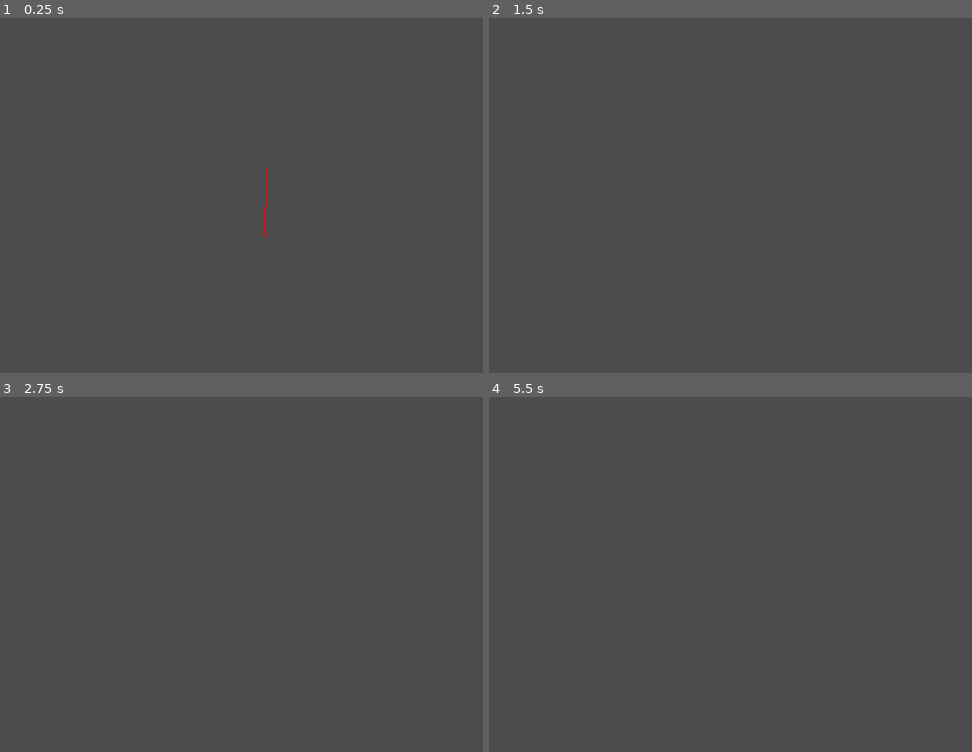
Above: before the commit, frames 1-4 (two rows, left to right).
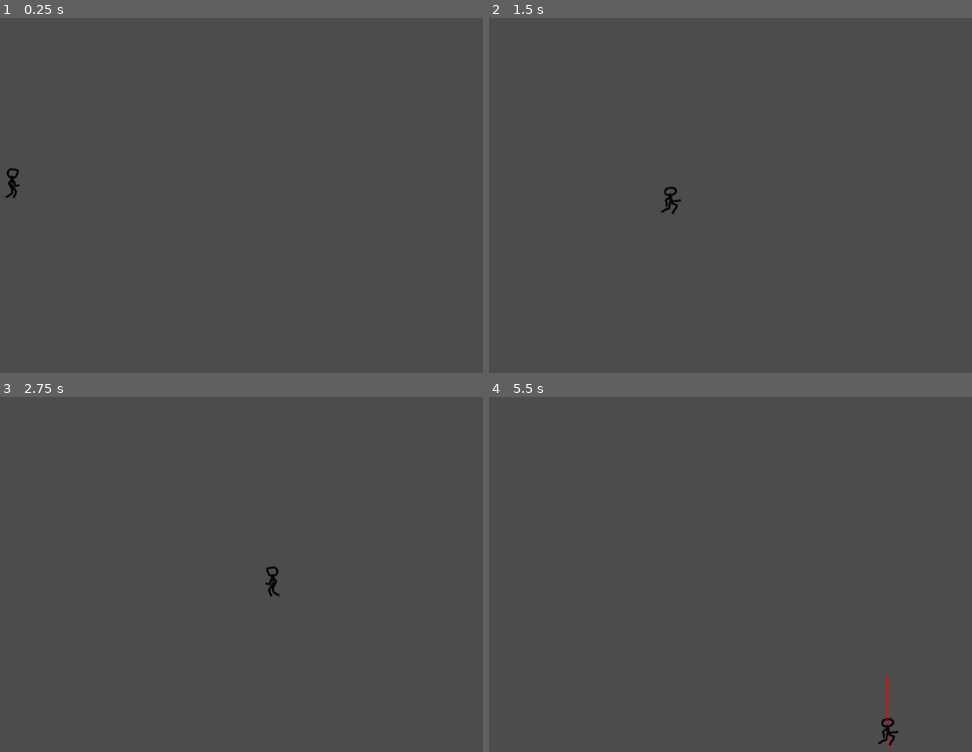
Above: after the commit, the same moments.

Repository: jgmartins/GWJ43
Game: Godot game, scene res://TestScene.tscn
Two runs of this game, one before a commit and one after it. Both use one fixed random seed, a clock stepped at 60 frames per second and the inputs below.
Inputs:
- Up to frame 1 (0.25 s): no input
- Up to frame 2 (1.5 s): hold Right (ui_right) from 0.53 s (still down); tap Up (ui_up) at 0.77 s; tap Enter at 1.25 s
- Up to frame 3 (2.75 s): tap Up (ui_up) at 1.52 s; release Right (ui_right) at 2.03 s; hold Left (ui_left) from 2.03 s (still down)
- Up to frame 4 (5.5 s): release Left (ui_left) at 2.78 s; hold Right (ui_right) 2.78-4.28 s; tap Up (ui_up) at 3.02, 3.77, 4.52 s; hold Left (ui_left) 4.28-5.03 s; hold Right (ui_right) from 5.03 s (still down)

The runs differ from the first frame. In frame 1, 0.2% of the frame differs, in the area x 1-56%, y 42-62%; in frame 2, 0.1%; in frame 3, 0.1%; in frame 4, 0.2%, in the area x 80-85%, y 78-99%.

Commit message:
Started working on animations

Diff:
--- a/Character.gd
+++ b/Character.gd
@@ -45,6 +45,8 @@
 # Linear velocity
 var v : Vector2 = Vector2(0,0)
 
+func _ready():
+	$AnimationPlayer.play("Stand")
 
 func _draw():
 	if get_slide_count():
@@ -72,19 +74,20 @@
 	# MOVING LEFT AND RIGHT
 	if Input.is_action_pressed("ui_left"):
 		v.x = clamp(v.x - H_ACCEL*delta, -MAX_H_VEL, 1.79769e308)
+		move_dir_change(true)
 	if Input.is_action_pressed("ui_right"):
 		v.x = clamp(v.x + H_ACCEL*delta, -1.79769e308, MAX_H_VEL)
+		move_dir_change(false)
 
 	# BRAKING
 	if not Input.is_action_pressed("ui_left") and not Input.is_action_pressed("ui_right"):
 		brake(delta)
 
 	# BRING CHARACTER TO ABSOLUTE STOP
-	if (abs(v.x) < 2):
+	if (abs(v.x) < 2) and v.x != 0:
+		stop()
 		v.x = 0
 
-
-	var oldv := position
 	# Actually move the character
 	v.y = move_and_slide_with_snap(v, snap_vector, Vector2.UP,true,4,deg2rad(70)).y
 
@@ -100,7 +103,7 @@
 			v.y = clamp(v.y, -179769e308, MAX_FALL_V)
 
 	if SQUIRREL_MODE and is_on_wall():
-		v.y = 0
+		v = Vector2()
 
 # Changes linear velocity v to make character jump
 func jump() -> void:
@@ -130,3 +133,18 @@
 			brake_amt = DF_BRAKE_AIR
 
 	v.x += brake_dir*brake_amt*delta
+
+	if is_on_floor() and v.x != 0 and $AnimationPlayer.current_animation != "Brake":
+		$AnimationPlayer.play("Brake")
+
+func stop():
+	if $AnimationPlayer.current_animation != "Stand":
+		$AnimationPlayer.play("Stand")
+
+func move_dir_change(dir : bool):
+	for sprite in get_children():
+		if sprite is Sprite:
+			sprite.flip_h = dir
+
+	if $AnimationPlayer.current_animation != "Run":
+		$AnimationPlayer.play("Run")
--- /dev/null
+++ b/Character.tscn
@@ -0,0 +1,210 @@
+[gd_scene load_steps=7 format=2]
+
+[ext_resource path="res://Character.gd" type="Script" id=1]
+[ext_resource path="res://graphics/Test-Stand.png" type="Texture" id=2]
+
+[sub_resource type="CapsuleShape2D" id=1]
+
+[sub_resource type="Animation" id=3]
+resource_name = "Brake"
+length = 0.2
+loop = true
+tracks/0/type = "value"
+tracks/0/path = NodePath("Head:frame")
+tracks/0/interp = 1
+tracks/0/loop_wrap = true
+tracks/0/imported = false
+tracks/0/enabled = true
+tracks/0/keys = {
+"times": PoolRealArray( 0, 0.1 ),
+"transitions": PoolRealArray( 1, 1 ),
+"update": 1,
+"values": [ 24, 28 ]
+}
+tracks/1/type = "value"
+tracks/1/path = NodePath("Arms:frame")
+tracks/1/interp = 1
+tracks/1/loop_wrap = true
+tracks/1/imported = false
+tracks/1/enabled = true
+tracks/1/keys = {
+"times": PoolRealArray( 0, 0.1 ),
+"transitions": PoolRealArray( 1, 1 ),
+"update": 1,
+"values": [ 27, 31 ]
+}
+tracks/2/type = "value"
+tracks/2/path = NodePath("Legs:frame")
+tracks/2/interp = 1
+tracks/2/loop_wrap = true
+tracks/2/imported = false
+tracks/2/enabled = true
+tracks/2/keys = {
+"times": PoolRealArray( 0, 0.1 ),
+"transitions": PoolRealArray( 1, 1 ),
+"update": 1,
+"values": [ 26, 30 ]
+}
+tracks/3/type = "value"
+tracks/3/path = NodePath("Body:frame")
+tracks/3/interp = 1
+tracks/3/loop_wrap = true
+tracks/3/imported = false
+tracks/3/enabled = true
+tracks/3/keys = {
+"times": PoolRealArray( 0, 0.1 ),
+"transitions": PoolRealArray( 1, 1 ),
+"update": 1,
+"values": [ 25, 29 ]
+}
+
+[sub_resource type="Animation" id=2]
+resource_name = "Run"
+length = 0.4
+loop = true
+tracks/0/type = "value"
+tracks/0/path = NodePath("Head:frame")
+tracks/0/interp = 1
+tracks/0/loop_wrap = true
+tracks/0/imported = false
+tracks/0/enabled = true
+tracks/0/keys = {
+"times": PoolRealArray( 0, 0.1, 0.2, 0.3 ),
+"transitions": PoolRealArray( 1, 1, 1, 1 ),
+"update": 1,
+"values": [ 0, 1, 2, 3 ]
+}
+tracks/1/type = "value"
+tracks/1/path = NodePath("Arms:frame")
+tracks/1/interp = 1
+tracks/1/loop_wrap = true
+tracks/1/imported = false
+tracks/1/enabled = true
+tracks/1/keys = {
+"times": PoolRealArray( 0, 0.1, 0.2, 0.3 ),
+"transitions": PoolRealArray( 1, 1, 1, 1 ),
+"update": 1,
+"values": [ 4, 5, 6, 7 ]
+}
+tracks/2/type = "value"
+tracks/2/path = NodePath("Legs:frame")
+tracks/2/interp = 1
+tracks/2/loop_wrap = true
+tracks/2/imported = false
+tracks/2/enabled = true
+tracks/2/keys = {
+"times": PoolRealArray( 0, 0.1, 0.2, 0.3 ),
+"transitions": PoolRealArray( 1, 1, 1, 1 ),
+"update": 1,
+"values": [ 8, 9, 10, 11 ]
+}
+tracks/3/type = "value"
+tracks/3/path = NodePath("Body:frame")
+tracks/3/interp = 1
+tracks/3/loop_wrap = true
+tracks/3/imported = false
+tracks/3/enabled = true
+tracks/3/keys = {
+"times": PoolRealArray( 0, 0.1, 0.2, 0.3 ),
+"transitions": PoolRealArray( 1, 1, 1, 1 ),
+"update": 1,
+"values": [ 12, 13, 14, 15 ]
+}
+
+[sub_resource type="Animation" id=4]
+resource_name = "Stand"
+length = 0.1
+tracks/0/type = "value"
+tracks/0/path = NodePath("Head:frame")
+tracks/0/interp = 1
+tracks/0/loop_wrap = true
+tracks/0/imported = false
+tracks/0/enabled = true
+tracks/0/keys = {
+"times": PoolRealArray( 0 ),
+"transitions": PoolRealArray( 1 ),
+"update": 1,
+"values": [ 0 ]
+}
+tracks/1/type = "value"
+tracks/1/path = NodePath("Arms:frame")
+tracks/1/interp = 1
+tracks/1/loop_wrap = true
+tracks/1/imported = false
+tracks/1/enabled = true
+tracks/1/keys = {
+"times": PoolRealArray( 0 ),
+"transitions": PoolRealArray( 1 ),
+"update": 1,
+"values": [ 4 ]
+}
+tracks/2/type = "value"
+tracks/2/path = NodePath("Legs:frame")
+tracks/2/interp = 1
+tracks/2/loop_wrap = true
+tracks/2/imported = false
+tracks/2/enabled = true
+tracks/2/keys = {
+"times": PoolRealArray( 0 ),
+"transitions": PoolRealArray( 1 ),
+"update": 1,
+"values": [ 8 ]
+}
+tracks/3/type = "value"
+tracks/3/path = NodePath("Body:frame")
+tracks/3/interp = 1
+tracks/3/loop_wrap = true
+tracks/3/imported = false
+tracks/3/enabled = true
+tracks/3/keys = {
+"times": PoolRealArray( 0 ),
+"transitions": PoolRealArray( 1 ),
+"update": 1,
+"values": [ 12 ]
+}
+
+[node name="Character" type="KinematicBody2D"]
+position = Vector2( -1, 0 )
+script = ExtResource( 1 )
+
+[node name="CollisionShape2D" type="CollisionShape2D" parent="."]
+shape = SubResource( 1 )
+
+[node name="Head" type="Sprite" parent="."]
+position = Vector2( 2, -5 )
+texture = ExtResource( 2 )
+hframes = 4
+vframes = 8
+frame = 28
+
+[node name="Arms" type="Sprite" parent="."]
+position = Vector2( 2, -5 )
+texture = ExtResource( 2 )
+hframes = 4
+vframes = 8
+frame = 31
+
+[node name="Legs" type="Sprite" parent="."]
+position = Vector2( 2, -5 )
+texture = ExtResource( 2 )
+hframes = 4
+vframes = 8
+frame = 30
+
+[node name="Body" type="Sprite" parent="."]
+position = Vector2( 2, -5 )
+texture = ExtResource( 2 )
+hframes = 4
+vframes = 8
+frame = 29
+
+[node name="Wings" type="Sprite" parent="."]
+visible = false
+texture = ExtResource( 2 )
+hframes = 4
+vframes = 8
+
+[node name="AnimationPlayer" type="AnimationPlayer" parent="."]
+anims/Brake = SubResource( 3 )
+anims/Run = SubResource( 2 )
+anims/Stand = SubResource( 4 )
--- a/TestScene.tscn
+++ b/TestScene.tscn
@@ -1,17 +1,11 @@
-[gd_scene load_steps=3 format=2]
+[gd_scene load_steps=2 format=2]
 
-[ext_resource path="res://Character.gd" type="Script" id=1]
-
-[sub_resource type="CapsuleShape2D" id=1]
+[ext_resource path="res://Character.tscn" type="PackedScene" id=1]
 
 [node name="scene" type="Node2D"]
 
-[node name="Character" type="KinematicBody2D" parent="."]
-position = Vector2( 714, 295 )
-script = ExtResource( 1 )
-
-[node name="CollisionShape2D" type="CollisionShape2D" parent="Character"]
-shape = SubResource( 1 )
+[node name="Character" parent="." instance=ExtResource( 1 )]
+position = Vector2( 350, 208 )
 
 [node name="StaticBody2D" type="StaticBody2D" parent="."]
 position = Vector2( -148, 2 )
Binary file added: graphics/Test-Stand.png
Not shown, added: graphics/Test-Stand.png.import
